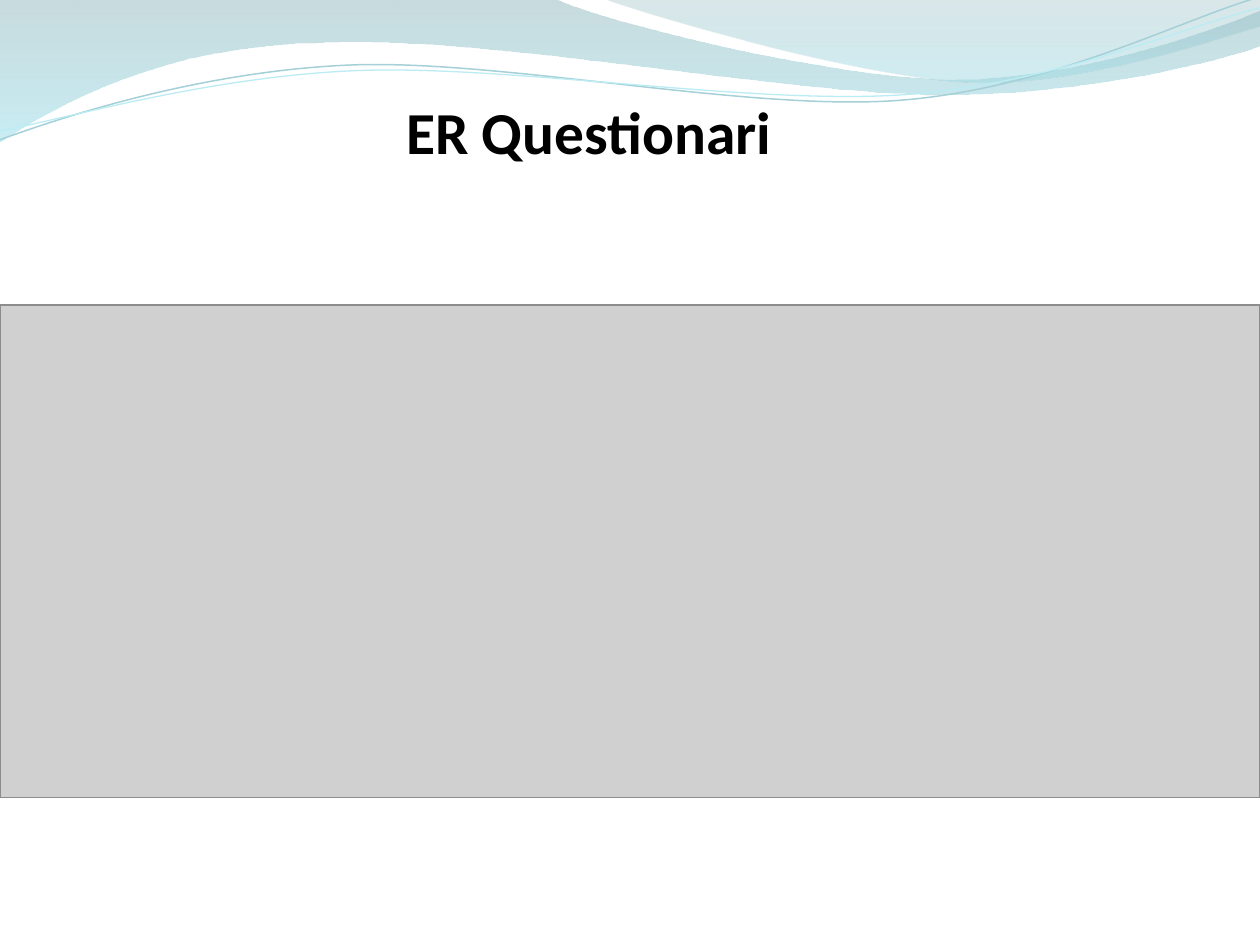
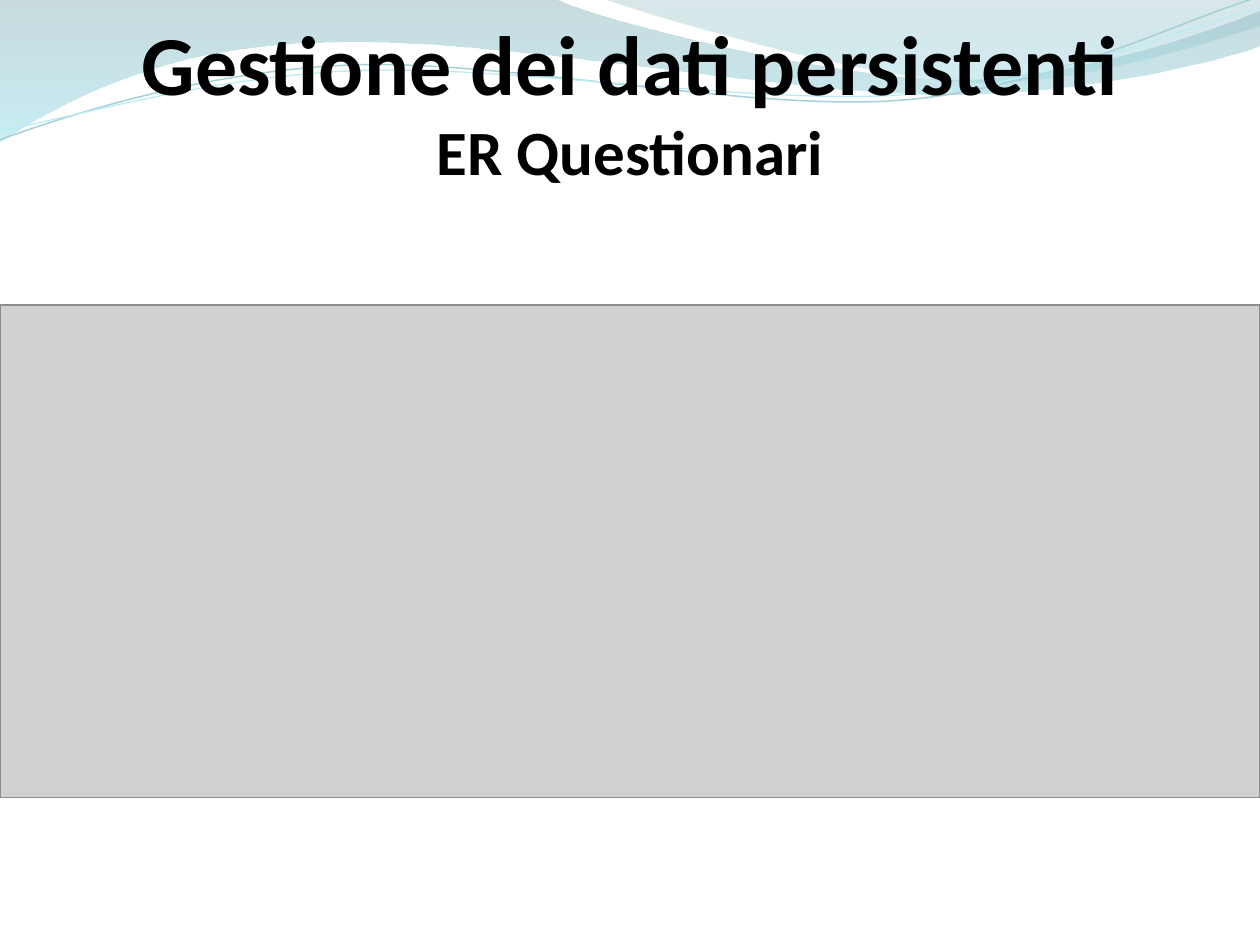
Before and after one commit to ammirate/at-silo, a slide deck: slide 13 of Presentazione/Atsilo3/Atsilo_H_PresentazioneFinale.pptx. Drawn at 1260x945 pixels with LibreOffice and Linux fonts; fonts in the diff are those of the drawing; grey boxes stand for pictures. Boxes give left, top, right and bottom in pixels: in the first picture for what was removed or moved away, otherwise in the second. Text is boxed around its words. In the diff, an @@ line names an element or a change of style, - is before the commit and + after.

```diff
--- a/Presentazione/Atsilo3/Atsilo_H_PresentazioneFinale.pptx
+++ b/Presentazione/Atsilo3/Atsilo_H_PresentazioneFinale.pptx
@@ text "Gestione dei dati persistenti" moved from (x1=406, y1=112, x2=771, y2=162) to (x1=142, y1=26, x2=1117, y2=183) @@
@@ text at (x1=142, y1=26, x2=1117, y2=115): paragraph added @@
+Gestione dei dati persistenti
@@ text at (x1=436, y1=130, x2=823, y2=183): size 34 to 36 pt in "ER Questionari"; alignment left to centre @@
```
Also in this commit, not shown: 8 other slides changed, 5 slides added, 1 slide removed.
